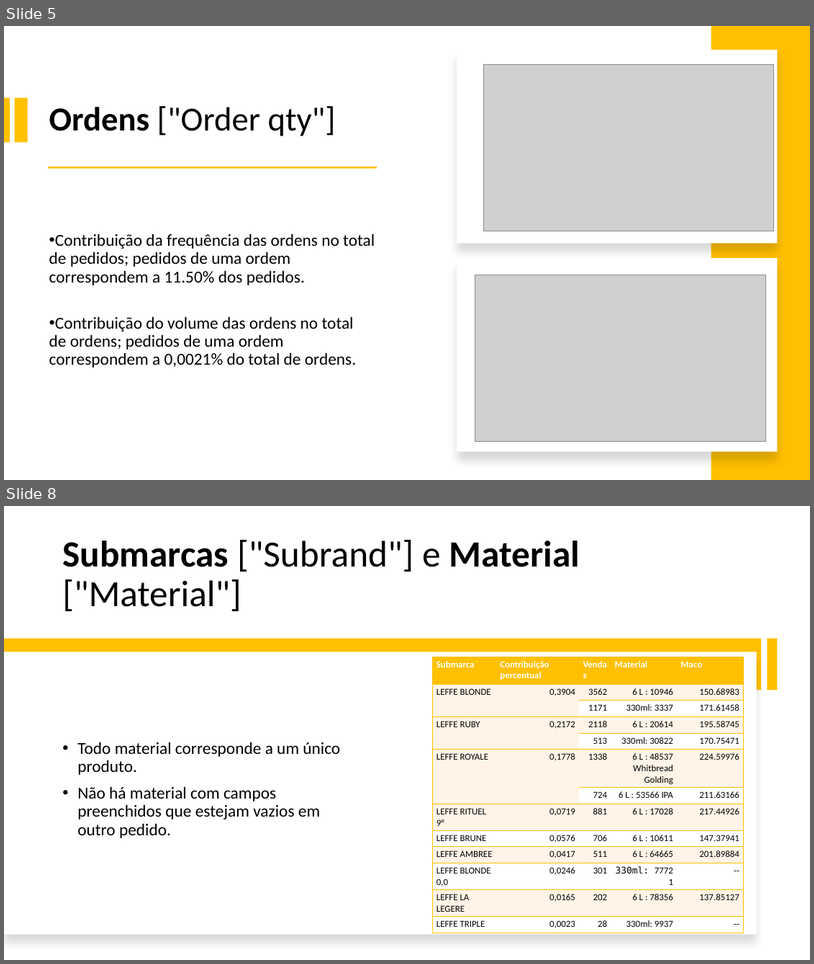
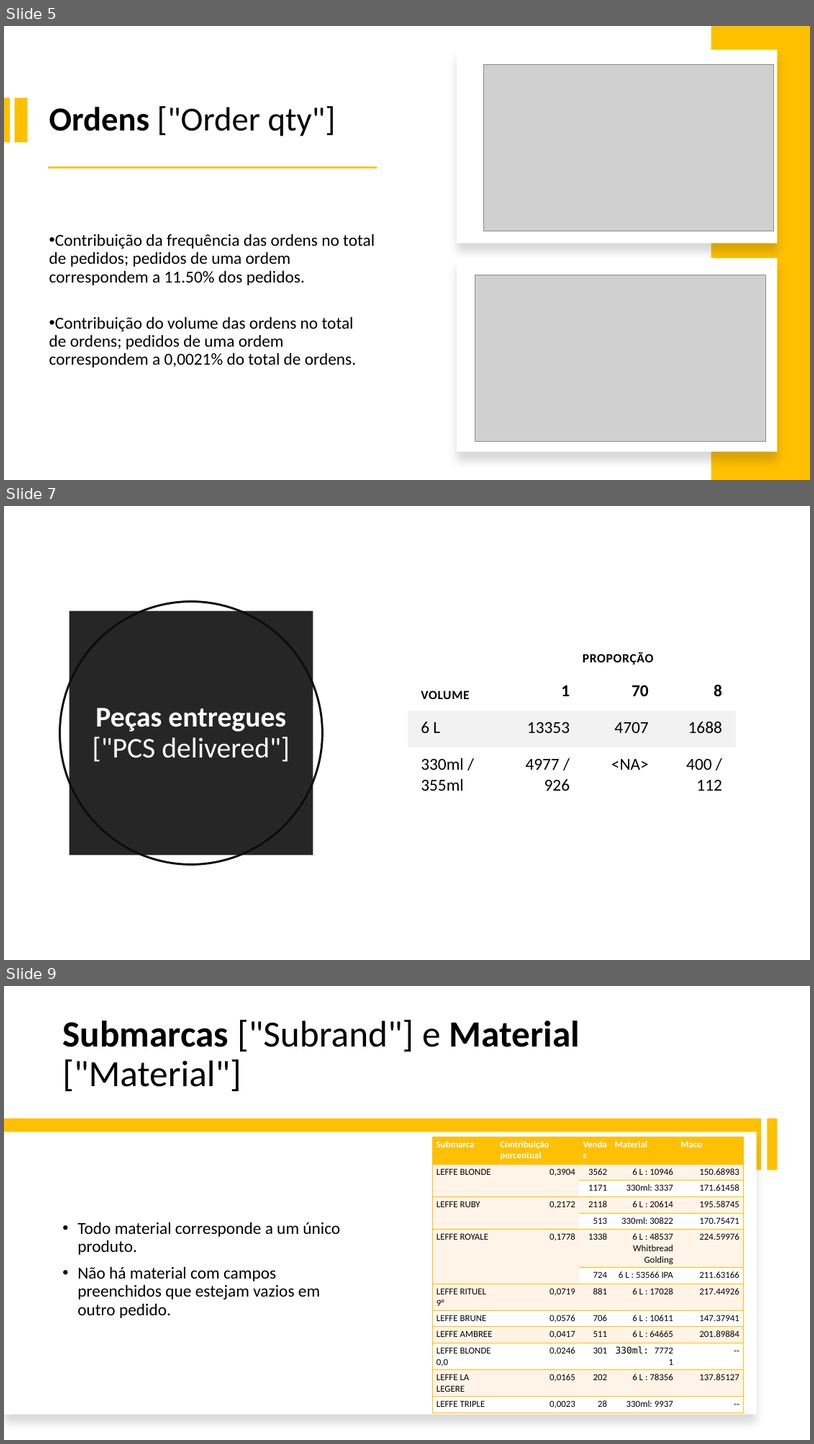
Before and after one commit to brenoccosta/ABIAcademyHack, a slide deck: Apresentação1.pptx. Shown one above the other, each under a label of ours: slides 5 and 8 before the commit, slides 5, 7 and 9 after it; the slides between them are not shown. The pictures are 814x964 and 814x1444 pixels, drawn with LibreOffice and Linux fonts; fonts in the diff are those of the drawing; grey boxes stand for pictures. Boxes give left, top, right and bottom in pixels: in the first picture for what was removed or moved away, otherwise in the second. Text is boxed around its words. In the diff, an @@ line names an element or a change of style, - is before the commit and + after.

```diff
--- a/Apresentação1.pptx
+++ b/Apresentação1.pptx
@@ slide 7 added at [4, 506, 810, 960], background #FFFFFF @@
@@ rectangle added at [392, 565, 751, 880], outline #FFFFFF 2.25 pt @@
@@ ellipse added at [59, 602, 322, 864], outline #0D0D0D 2.5 pt @@
@@ title added at [70, 610, 313, 854], fill #262626, 34 pt, text #FFFFFF @@
+Peças entregues ["PCS delivered"]
@@ table added at [408, 641, 737, 803], 4 rows, 4 columns @@
+VOLUME | PROPORÇÃO |  | 
+ | 1 | 70 | 8
+6 L | 13353 | 4707 | 1688
+330ml / / 355ml | 4977 / 926 | <NA> | 400 / 112
@@ what was slide 8 is now slide 9 @@
```
Also in this commit, not shown: 2 slides changed, 1 other file.
